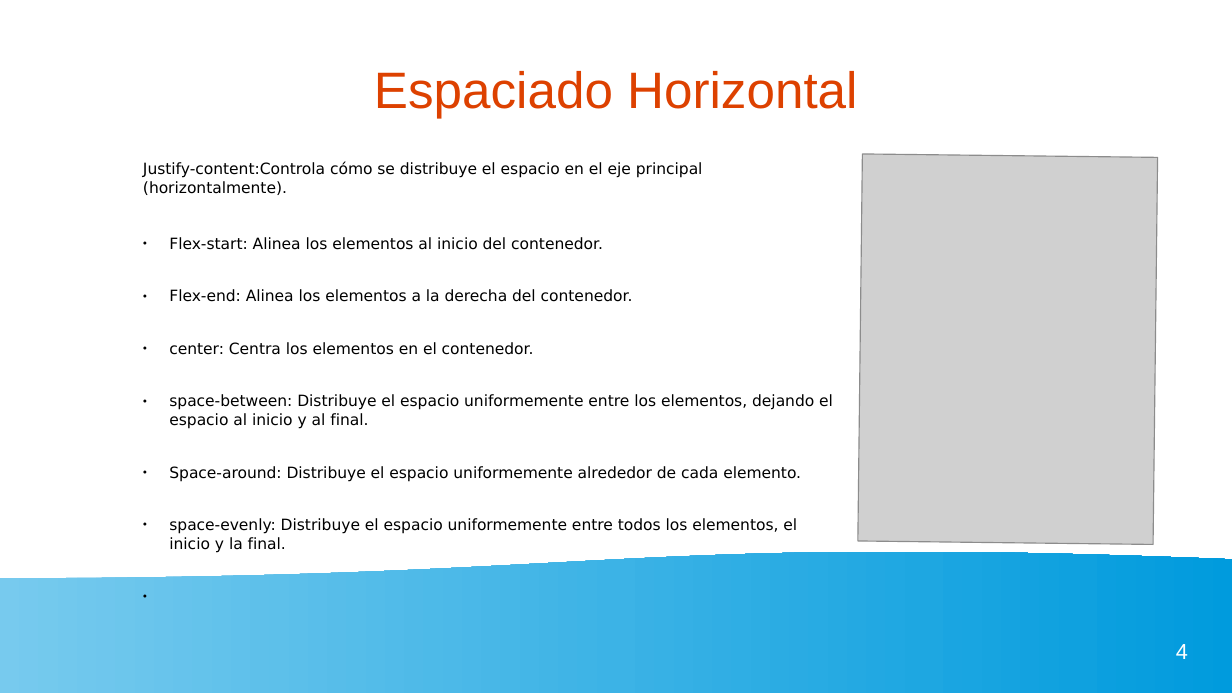
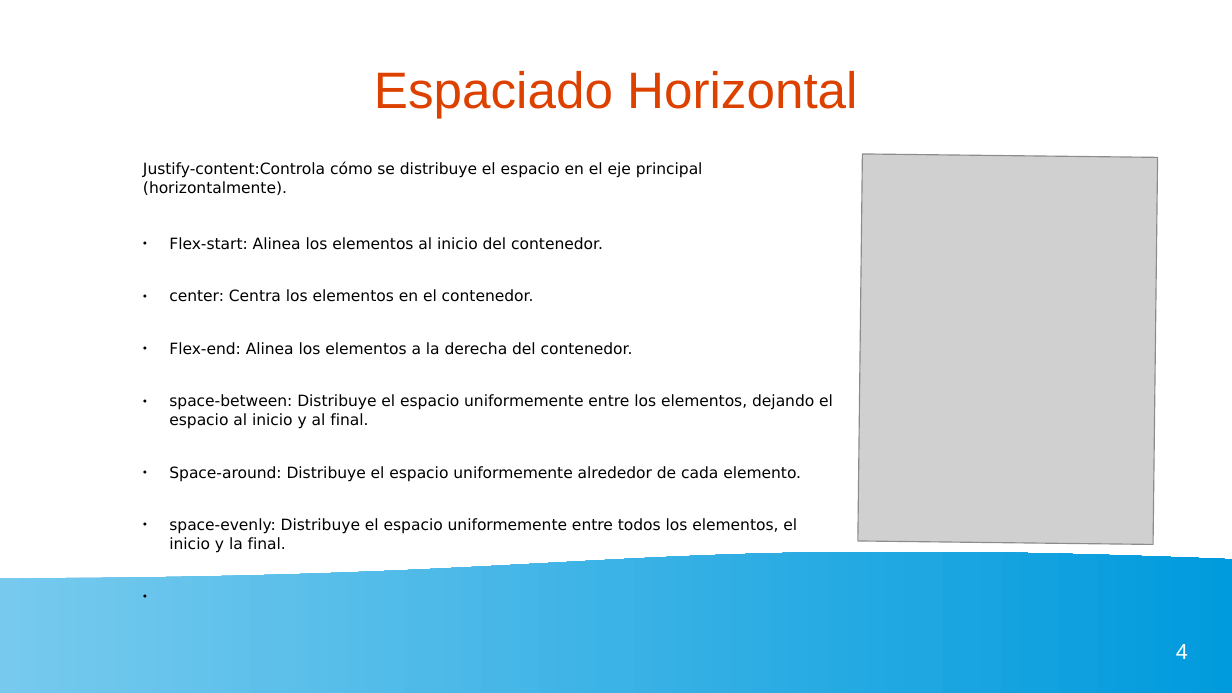
Before and after one commit to gaizkamg/HTML-CSS-Entregable, a slide deck: slide 4 of Presentacion/presentacion-flexbox.odp. Drawn at 1232x693 pixels with LibreOffice and Linux fonts; fonts in the diff are those of the drawing; grey boxes stand for pictures. Boxes give left, top, right and bottom in pixels: in the first picture for what was removed or moved away, otherwise in the second. Text is boxed around its words. In the diff, an @@ line names an element or a change of style, - is before the commit and + after.

```diff
--- a/Presentacion/presentacion-flexbox.odp
+++ b/Presentacion/presentacion-flexbox.odp
@@ text at (169, 289, 534, 302): paragraph added @@
+● center: Centra los elementos en el contenedor.
@@ text at (169, 342, 534, 355): paragraph removed @@
-● center: Centra los elementos en el contenedor.
```
Also in this commit, not shown: 2 other slides changed.
